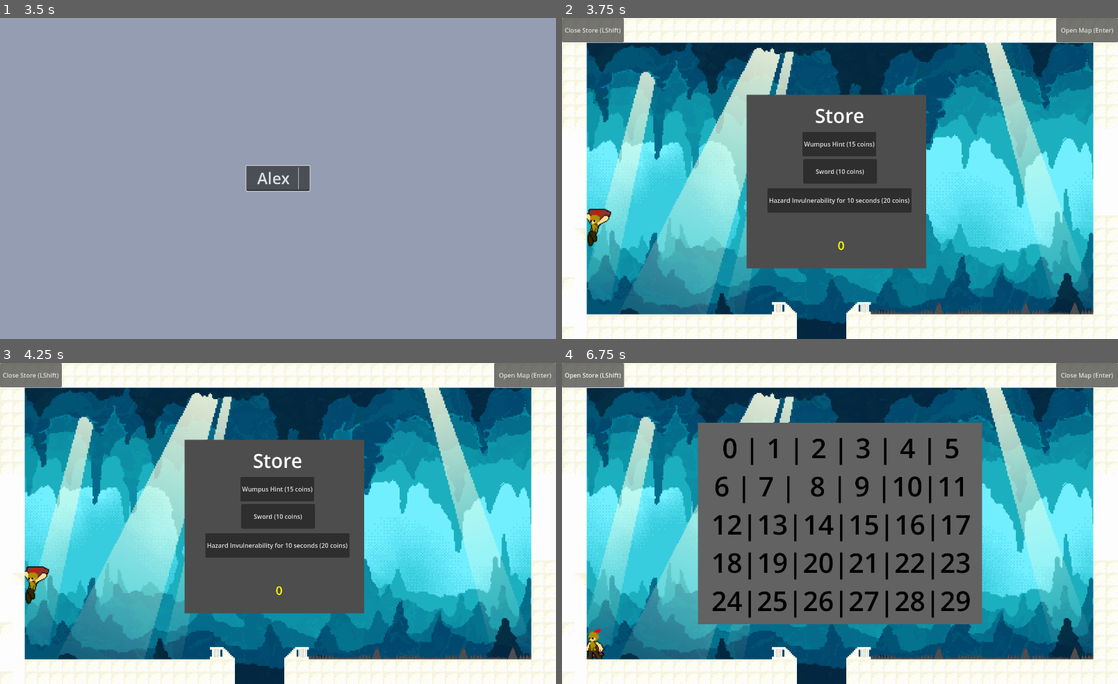
Above: before the commit, frames 1-4 (two rows, left to right).
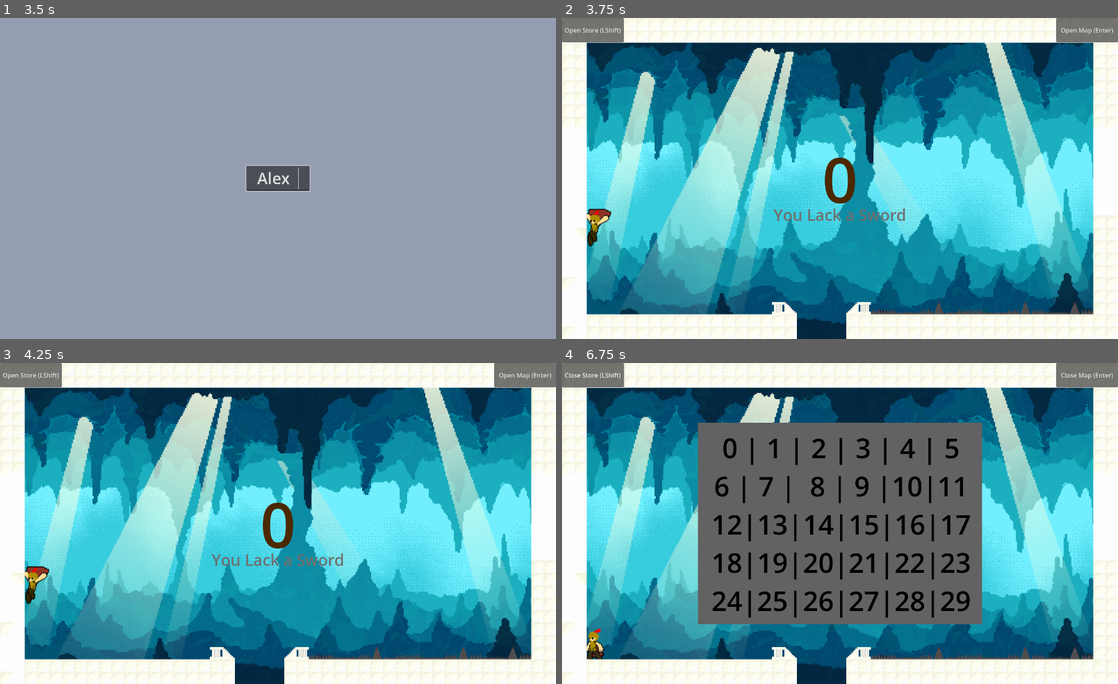
Above: after the commit, the same moments.

Repository: GCpeeper/HuntTheWampus
Game: Godot game, scene res://Scenes/intro.tscn
Two runs of this game, one before a commit and one after it. Both use one fixed random seed, a clock stepped at 60 frames per second and the inputs below.
Inputs (mouse positions are in pixels of both pictures, inside the frame that each line leads up to):
- Up to frame 1 (3.5 s): tap Enter (open map) at 0.5 s; hold Right (right) 0.53-1.25 s; tap Shift (open store) at 0.6, 2.85 s; tap Space (jump) at 0.77, 2.75, 3.02 s; click "New Game" at 1.25 s; click (278, 178) at 2.02 s; type "Alex" at 2.1 s; hold Right (right) from 2.78 s (still down)
- Up to frame 2 (3.75 s): tap Enter (open map) at 3.5 s; release Right (right) at 3.53 s; hold Left (left) from 3.53 s (still down); tap Shift (open store) at 3.6 s
- Up to frame 3 (4.25 s): keep holding Left (left)
- Up to frame 4 (6.75 s): release Left (left) at 4.25 s; click "Open Map (Enter)" at 4.25 s; click (840, 488) at 5 s, where only the run before the commit has a clickable "Wumpus Hint (15 coins)"; click "Close Store (LShift)" (after the commit: "Open Store (LShift)") at 5.75 s; click (840, 571) at 6.5 s, where only the run after the commit has a clickable "Gamble for more coins (1 coin)"

Frame 1 is identical in both runs. In frame 2, 18% of the frame differs, in the area x 1-66%, y 3-79%; in frame 3, 18%; in frame 4, less than 0.1%.

Commit message:
added gambling
itll win some creativity points maybe

Diff:
--- a/wampus-game/Scenes/map.tscn
+++ b/wampus-game/Scenes/map.tscn
@@ -141,7 +141,6 @@
 one_shot = true
 
 [node name="Store ui" type="CanvasLayer" parent="."]
-visible = false
 
 [node name="Control" type="Control" parent="Store ui"]
 layout_mode = 3
@@ -218,12 +217,27 @@
 grow_vertical = 2
 text = "Hazard Invulnerability for 10 seconds (20 coins)"
 
+[node name="Gamble" type="Button" parent="Store ui/Control"]
+layout_mode = 1
+anchors_preset = 8
+anchor_left = 0.5
+anchor_top = 0.5
+anchor_right = 0.5
+anchor_bottom = 0.5
+offset_left = -188.0
+offset_top = 96.0
+offset_right = 185.0
+offset_bottom = 159.5
+grow_horizontal = 2
+grow_vertical = 2
+text = "Gamble for more coins (1 coin)"
+
 [node name="Coins" type="Label" parent="Store ui/Control"]
 layout_mode = 0
 offset_left = 665.0
-offset_top = 567.0
+offset_top = 590.0
 offset_right = 782.0
-offset_bottom = 611.0
+offset_bottom = 634.0
 text = "Coins: 0"
 label_settings = SubResource("LabelSettings_fls3e")
 horizontal_alignment = 1
@@ -307,5 +321,6 @@
 [connection signal="pressed" from="Store ui/Control/Hint" to="." method="_on_hint_pressed"]
 [connection signal="pressed" from="Store ui/Control/Sword" to="." method="_on_sword_pressed"]
 [connection signal="pressed" from="Store ui/Control/Invulner" to="." method="_on_invulner_pressed"]
+[connection signal="pressed" from="Store ui/Control/Gamble" to="." method="_on_gamble_pressed"]
 [connection signal="pressed" from="CanvasLayer3/Store" to="." method="_on_store_pressed"]
 [connection signal="pressed" from="CanvasLayer3/Map" to="." method="_on_map_pressed"]
--- a/wampus-game/Scripts/map.gd
+++ b/wampus-game/Scripts/map.gd
@@ -683,3 +683,10 @@
 	else:
 		$"Map ui".visible = true
 		$CanvasLayer3/Map.text = "Close Map (Enter)"
+
+# Can get extra coins for a coin with a given chance
+func _on_gamble_pressed() -> void:
+	if $Character.coins >= 1:
+		$Character.coins -= 1
+		if randi_range(1,150) == 150:
+			$Character.coins += 99
